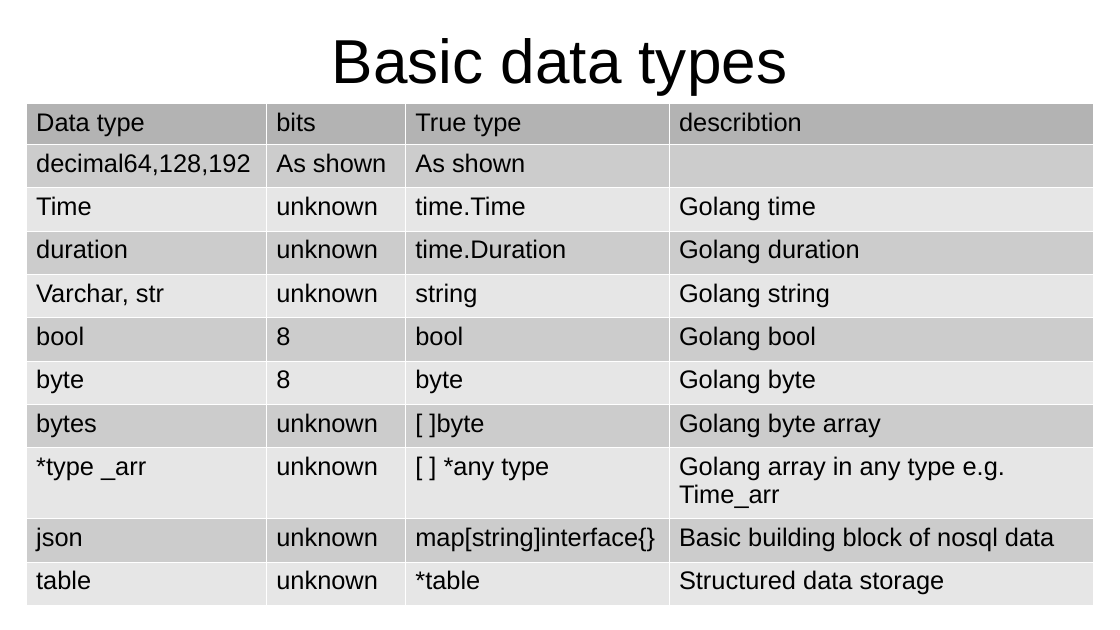
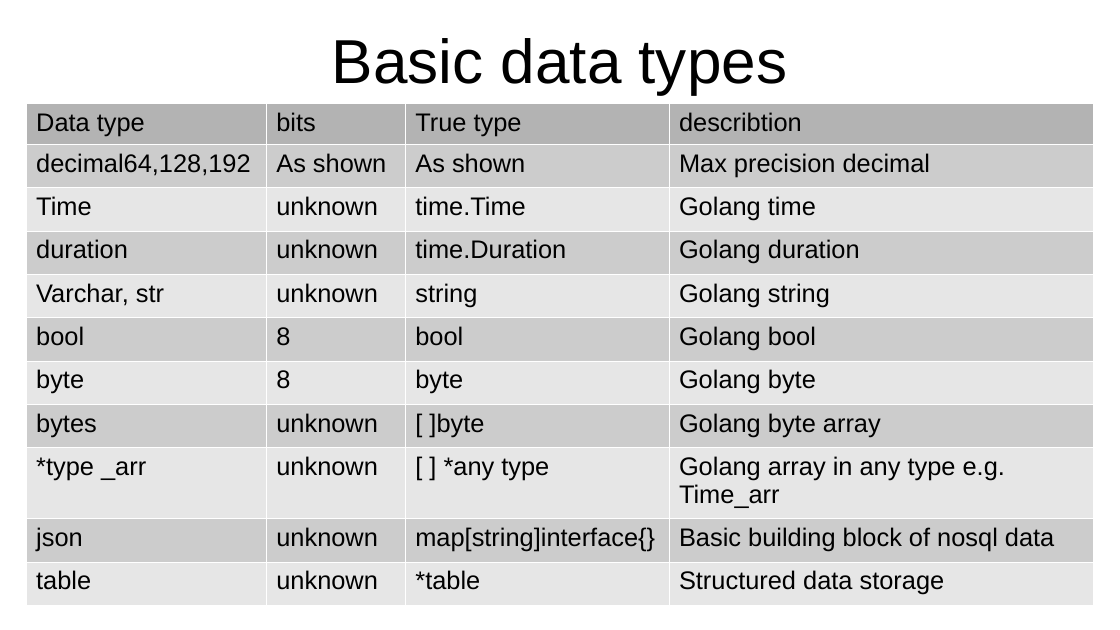
Before and after one commit to YC-Lammy/DejavuDB, a slide deck: slide 8 of doc/concept.odp. Drawn at 1120x630 pixels with LibreOffice and Linux fonts; fonts in the diff are those of the drawing. Boxes give left, top, right and bottom in pixels: in the first picture for what was removed or moved away, otherwise in the second. Text is boxed around its words. In the diff, an @@ line names an element or a change of style, - is before the commit and + after.

```diff
--- a/doc/concept.odp
+++ b/doc/concept.odp
@@ table at (26, 104, 1094, 600) @@
-row 2, column 4: 
+row 2, column 4: Max precision decimal
```
Also in this commit, not shown: 2 other slides changed, 2 slides added, 11 other files.
